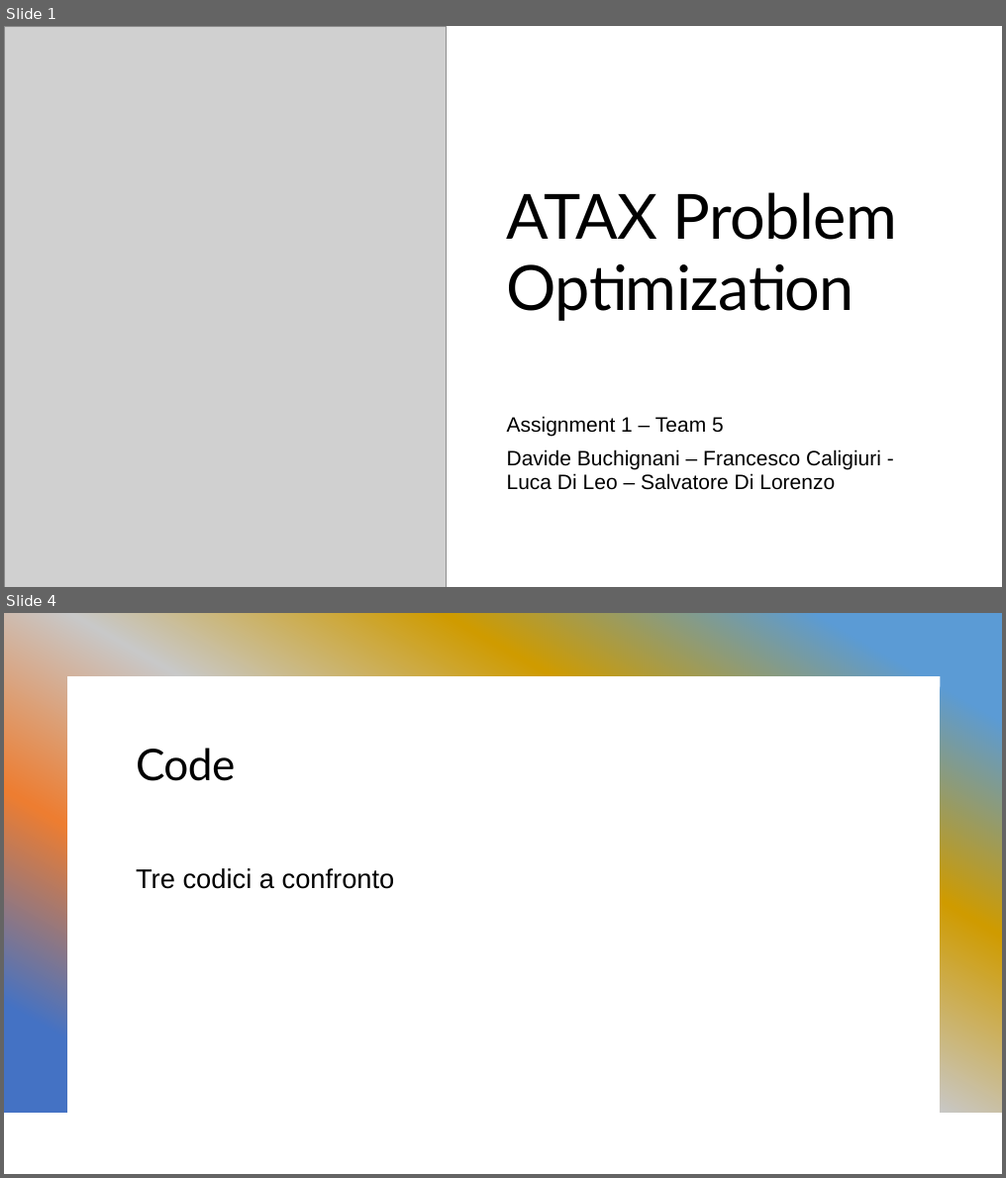
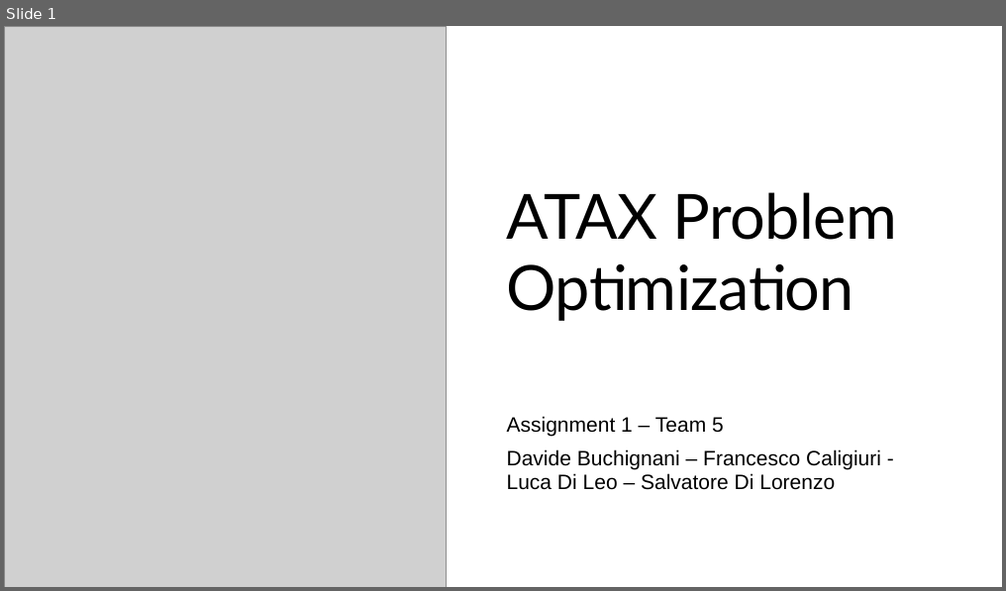
Before and after one commit to salor02/assignment-HPC, a slide deck: assignment-1/ATAX Problem Optimization.pptx. Shown one above the other, each under a label of ours: slides 1 and 4 before the commit, slide 1 after it; the slides between them are not shown. The pictures are 1006x1178 and 1006x591 pixels, drawn with LibreOffice and Linux fonts; fonts in the diff are those of the drawing; grey boxes stand for pictures. Boxes give left, top, right and bottom in pixels: in the first picture for what was removed or moved away, otherwise in the second. Text is boxed around its words. In the diff, an @@ line names an element or a change of style, - is before the commit and + after.

```diff
--- a/assignment-1/ATAX Problem Optimization.pptx
+++ b/assignment-1/ATAX Problem Optimization.pptx
@@ slide 4 removed at [4,613,1002,1174], background #FFFFFF; not listed: 1 template element that a slide beside it also shows @@
@@ title removed at [136,748,235,781] @@
-Code
@@ text removed at [136,868,395,889] @@
-Tre codici a confronto
```
Also in this commit, not shown: 3 slides changed, 2 slides added.
